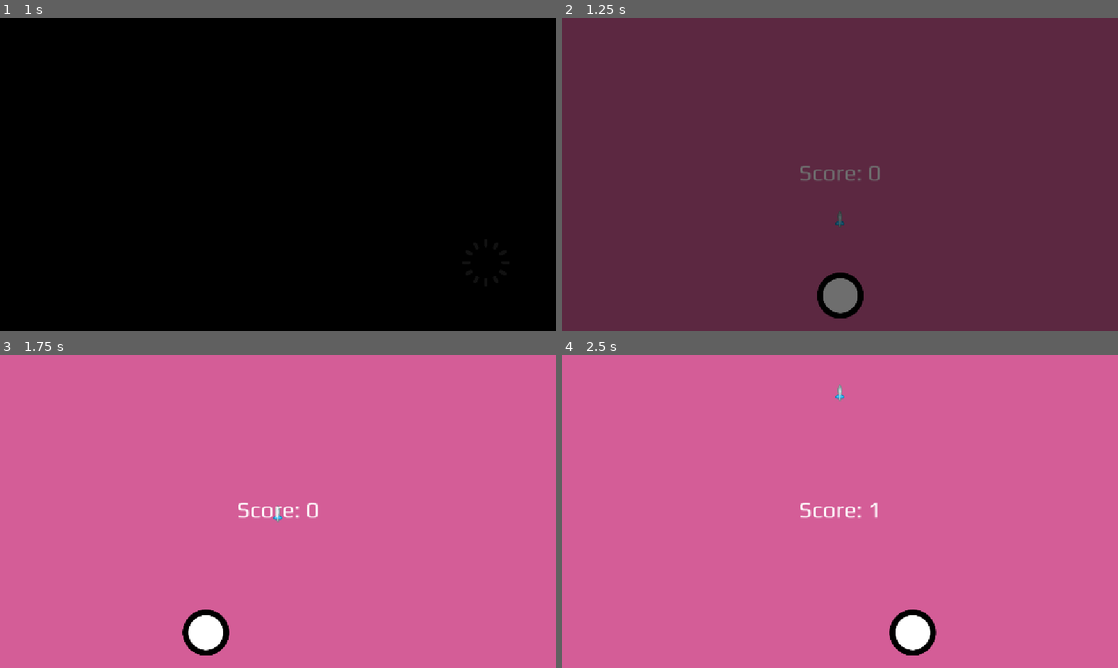
Above: before the commit, frames 1-4 (two rows, left to right).
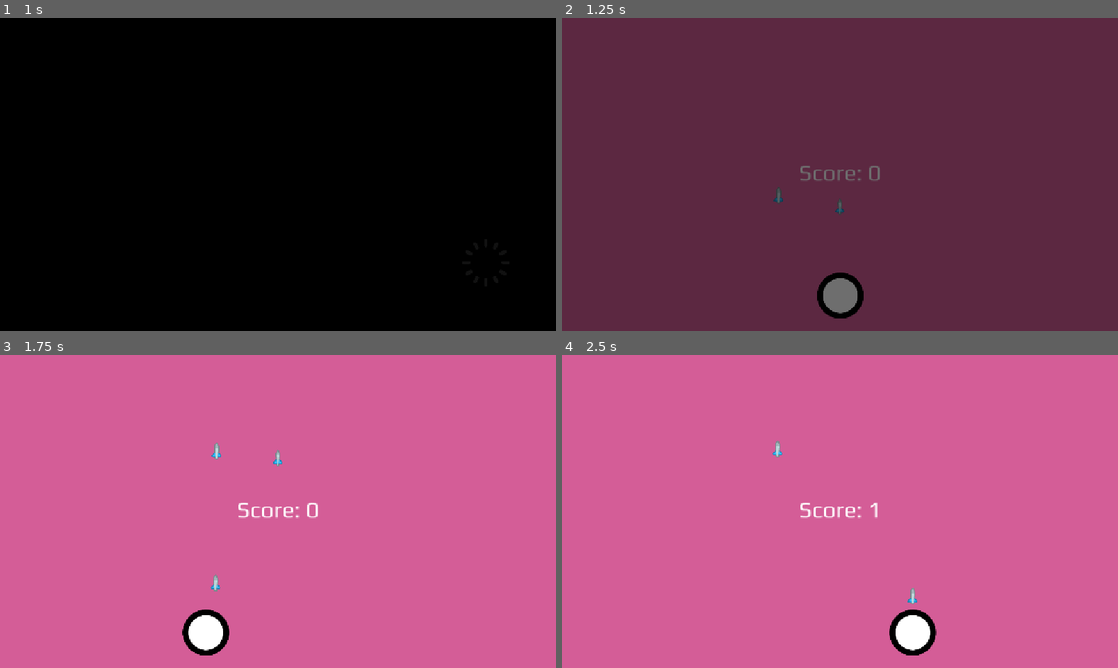
Above: after the commit, the same moments.

Repository: BB-69/Pal-lane
Game: Godot game, scene res://Scenes/_empty.tscn
Two runs of this game, one before a commit and one after it. Both use one fixed random seed, a clock stepped at 60 frames per second and the inputs below. Sound files missing from this copy of the repository are replaced by a short silence.
Inputs:
- Up to frame 1 (1 s): tap Enter (ui_accept) at 0.5, 0.77 s; hold D (Move-Right) from 0.53 s (still down); hold Shift (Move-Boost) from 0.53 s (still down); tap Space (Launch, bound only after the commit) at 0.8 s
- Up to frame 2 (1.25 s): keep holding D (Move-Right); keep holding Shift (Move-Boost)
- Up to frame 3 (1.75 s): release D (Move-Right) at 1.28 s; release Shift (Move-Boost) at 1.28 s; hold A (Move-Left) from 1.28 s (still down); tap Space (Launch, bound only after the commit) at 1.35 s; tap Enter (ui_accept) at 1.52 s; tap Shift (Move-Boost) at 1.55 s
- Up to frame 4 (2.5 s): release A (Move-Left) at 2.03 s; hold D (Move-Right) from 2.03 s (still down); hold Shift (Move-Boost) from 2.03 s (still down); tap Space (Launch, bound only after the commit) at 2.3 s

Frame 1 is identical in both runs. In frame 2, 0.1% of the frame differs, in the area x 38-51%, y 54-67%; in frame 3, 0.2%, in the area x 37-51%, y 28-76%; in frame 4, 0.2%.

Commit message:
Added [Launch] + [Parry] + Missile[Golden]

Diff:
--- /dev/null
+++ b/Resources/Action/Launch.gd
@@ -0,0 +1,15 @@
+extends ActionData
+class_name LaunchAction
+
+@export var missile_scene: PackedScene
+
+func execute(actor, params = {
+	"rotation": 0
+}):
+	var missile = missile_scene.instantiate()
+	missile.rotation_degrees = params["rotation"]
+	var radius = GetShapeRadius.g(actor.col)
+
+	missile.global_position = actor.global_position + (Vector2.UP * radius*1.5).rotated(missile.rotation_degrees)
+	actor.get_parent().add_child(missile)
+	print("%s#%s launched a missile#%s!" % [actor.name, actor.base.id, missile.base.id])
--- /dev/null
+++ b/Resources/Action/Launch.tres
@@ -0,0 +1,10 @@
+[gd_resource type="Resource" script_class="LaunchAction" load_steps=3 format=3 uid="uid://b5ptb35gvesf0"]
+
+[ext_resource type="Script" uid="uid://y2t7hdv4v11" path="res://Resources/Action/Launch.gd" id="1_2wl0j"]
+[ext_resource type="PackedScene" uid="uid://7latq412iec5" path="res://Scenes/Projectile/missile.tscn" id="1_mo2ua"]
+
+[resource]
+script = ExtResource("1_2wl0j")
+missile_scene = ExtResource("1_mo2ua")
+action_name = "Launch"
+metadata/_custom_type_script = "uid://y2t7hdv4v11"
--- /dev/null
+++ b/Resources/Action/Parry.gd
@@ -0,0 +1,12 @@
+extends ActionData
+class_name ParryAction
+
+func execute(actor, params = {}):
+	var collided = actor.hurt.get_overlapping_bodies()
+	var missiles: Array = []
+	for obj in collided:
+		if obj.base.tag == "projectile": if obj.stat.type == "Golden": missiles = obj
+
+	for missile in missiles:
+		missile.rotation_degrees = 180
+		print("%s#%s parried a missile#%s!" % [actor.name, actor.base.id, missile.base.id])
--- a/Resources/Projectile/Normal.tres
+++ b/Resources/Projectile/Normal.tres
@@ -6,7 +6,7 @@
 script = ExtResource("1_2orid")
 speed = 0.0
 max_speed = 500
-acceleration = 250
+acceleration = 500
 damage = 10
 type = "Normal"
 metadata/_custom_type_script = "uid://cyd1bp18kso8d"
--- a/Scenes/Entity/player.tscn
+++ b/Scenes/Entity/player.tscn
@@ -1,9 +1,12 @@
-[gd_scene load_steps=8 format=3 uid="uid://c3aah6672ic1q"]
+[gd_scene load_steps=12 format=3 uid="uid://c3aah6672ic1q"]
 
-[ext_resource type="Script" uid="uid://dkw520xjw71f7" path="res://Scripts/Entity/player.gd" id="1_re1fo"]
-[ext_resource type="PackedScene" uid="uid://coj6ugnk1647e" path="res://Scenes/EntityBase/base.tscn" id="2_hw5wg"]
+[ext_resource type="Script" uid="uid://dkw520xjw71f7" path="res://Scripts/Entity/Player.gd" id="1_re1fo"]
+[ext_resource type="PackedScene" uid="uid://coj6ugnk1647e" path="res://Scenes/EntityBase/base_component.tscn" id="2_hw5wg"]
 [ext_resource type="Texture2D" uid="uid://bmxwcmb1ivxn8" path="res://Assets/Sprite/Game/Circle1.png" id="2_odi8b"]
-[ext_resource type="PackedScene" uid="uid://o8bbqfgyfauk" path="res://Scenes/EntityBase/movement.tscn" id="3_2roui"]
+[ext_resource type="PackedScene" uid="uid://o8bbqfgyfauk" path="res://Scenes/EntityBase/movement_component.tscn" id="3_2roui"]
+[ext_resource type="PackedScene" uid="uid://14i6skgyucqh" path="res://Scenes/EntityBase/action_component.tscn" id="4_2roui"]
+[ext_resource type="Script" uid="uid://dq8dlxwoubotf" path="res://Scripts/ResourceTemplate/ActionData.gd" id="5_7lf8o"]
+[ext_resource type="Resource" uid="uid://b5ptb35gvesf0" path="res://Resources/Action/Launch.tres" id="6_ox502"]
 
 [sub_resource type="AtlasTexture" id="AtlasTexture_2tr3c"]
 atlas = ExtResource("2_odi8b")
@@ -23,12 +26,18 @@
 [sub_resource type="CircleShape2D" id="CircleShape2D_hw5wg"]
 radius = 45.0
 
-[node name="Player" type="CharacterBody2D" node_paths=PackedStringArray("base", "mov") groups=["Player"]]
+[sub_resource type="CapsuleShape2D" id="CapsuleShape2D_7lf8o"]
+radius = 50.0
+height = 150.0
+
+[node name="Player" type="CharacterBody2D" node_paths=PackedStringArray("base", "mov", "act", "col", "hurt") groups=["Player"]]
 collision_mask = 2
-motion_mode = 1
 script = ExtResource("1_re1fo")
 base = NodePath("Base")
 mov = NodePath("Movement")
+act = NodePath("Action")
+col = NodePath("CollisionShape2D")
+hurt = NodePath("HurtBox")
 
 [node name="Base" parent="." instance=ExtResource("2_hw5wg")]
 tag = "player"
@@ -37,9 +46,20 @@
 [node name="Movement" parent="." instance=ExtResource("3_2roui")]
 center_offset_y = 250.0
 
+[node name="Action" parent="." instance=ExtResource("4_2roui")]
+actions = Array[ExtResource("5_7lf8o")]([ExtResource("6_ox502")])
+
 [node name="AnimatedSprite2D" type="AnimatedSprite2D" parent="."]
 scale = Vector2(0.75, 0.75)
 sprite_frames = SubResource("SpriteFrames_hw5wg")
 
 [node name="CollisionShape2D" type="CollisionShape2D" parent="."]
 shape = SubResource("CircleShape2D_hw5wg")
+
+[node name="HurtBox" type="Area2D" parent="."]
+collision_mask = 2
+
+[node name="CollisionShape2D" type="CollisionShape2D" parent="HurtBox"]
+position = Vector2(0, -50)
+rotation = 1.5708
+shape = SubResource("CapsuleShape2D_7lf8o")
--- /dev/null
+++ b/Scenes/EntityBase/action_component.tscn
@@ -0,0 +1,6 @@
+[gd_scene load_steps=2 format=3 uid="uid://14i6skgyucqh"]
+
+[ext_resource type="Script" uid="uid://b01bdwbat5vlr" path="res://Scripts/EntityBase/ActionComponent.gd" id="1_77dkd"]
+
+[node name="Action" type="Node"]
+script = ExtResource("1_77dkd")
--- a/Scenes/EntityBase/base.tscn
+++ b/Scenes/EntityBase/base_component.tscn
@@ -1,6 +1,6 @@
 [gd_scene load_steps=2 format=3 uid="uid://coj6ugnk1647e"]
 
-[ext_resource type="Script" uid="uid://emacmmg5ycui" path="res://Scripts/EntityBase/Base.gd" id="1_5dxu7"]
+[ext_resource type="Script" uid="uid://emacmmg5ycui" path="res://Scripts/EntityBase/BaseComponent.gd" id="1_5dxu7"]
 
 [node name="Base" type="Node"]
 script = ExtResource("1_5dxu7")
--- a/Scenes/EntityBase/movement.tscn
+++ b/Scenes/EntityBase/movement_component.tscn
@@ -1,6 +1,6 @@
 [gd_scene load_steps=2 format=3 uid="uid://o8bbqfgyfauk"]
 
-[ext_resource type="Script" uid="uid://chx6slne7awga" path="res://Scripts/EntityBase/Movement.gd" id="1_cx2tb"]
+[ext_resource type="Script" uid="uid://chx6slne7awga" path="res://Scripts/EntityBase/MovementComponent.gd" id="1_cx2tb"]
 
 [node name="Movement" type="Node"]
 script = ExtResource("1_cx2tb")
--- a/Scenes/Projectile/missile.tscn
+++ b/Scenes/Projectile/missile.tscn
@@ -1,31 +1,42 @@
-[gd_scene load_steps=8 format=3 uid="uid://7latq412iec5"]
+[gd_scene load_steps=9 format=3 uid="uid://7latq412iec5"]
 
 [ext_resource type="Script" uid="uid://bcwxvd4vqok4c" path="res://Scripts/Projectile/Missile.gd" id="1_5avfi"]
-[ext_resource type="PackedScene" uid="uid://coj6ugnk1647e" path="res://Scenes/EntityBase/base.tscn" id="1_6xj4p"]
+[ext_resource type="PackedScene" uid="uid://coj6ugnk1647e" path="res://Scenes/EntityBase/base_component.tscn" id="1_6xj4p"]
 [ext_resource type="PackedScene" uid="uid://biajsp1h0tfmi" path="res://Scenes/ProjectileBase/projectile_movement.tscn" id="2_6xj4p"]
 [ext_resource type="Resource" uid="uid://copqqmfidhhy5" path="res://Resources/Projectile/Normal.tres" id="2_u6wvx"]
 [ext_resource type="Texture2D" uid="uid://bmxl4s8g2a4m1" path="res://Assets/Sprite/Game/Missiles/spaceMissiles_001.png" id="3_u6wvx"]
+[ext_resource type="Texture2D" uid="uid://ckn0m8n0nwhcm" path="res://Assets/Sprite/Game/Missiles/spaceMissiles_002.png" id="5_01rop"]
 
 [sub_resource type="SpriteFrames" id="SpriteFrames_01rop"]
 animations = [{
 "frames": [{
 "duration": 1.0,
+"texture": ExtResource("5_01rop")
+}],
+"loop": true,
+"name": &"Golden",
+"speed": 5.0
+}, {
+"frames": [{
+"duration": 1.0,
 "texture": ExtResource("3_u6wvx")
 }],
 "loop": true,
-"name": &"default",
+"name": &"Normal",
 "speed": 5.0
 }]
 
 [sub_resource type="CircleShape2D" id="CircleShape2D_xpikx"]
 radius = 15.0
 
-[node name="Missile" type="CharacterBody2D" node_paths=PackedStringArray("base", "pmov")]
+[node name="Missile" type="CharacterBody2D" node_paths=PackedStringArray("base", "pmov", "aspr", "col")]
 collision_layer = 2
 motion_mode = 1
 script = ExtResource("1_5avfi")
 base = NodePath("Base")
 pmov = NodePath("ProjectileMovement")
+aspr = NodePath("AnimatedSprite2D")
+col = NodePath("CollisionShape2D")
 stat = ExtResource("2_u6wvx")
 
 [node name="Base" parent="." instance=ExtResource("1_6xj4p")]
@@ -36,6 +47,7 @@
 [node name="AnimatedSprite2D" type="AnimatedSprite2D" parent="."]
 texture_filter = 1
 sprite_frames = SubResource("SpriteFrames_01rop")
+animation = &"Normal"
 
 [node name="CollisionShape2D" type="CollisionShape2D" parent="."]
 shape = SubResource("CircleShape2D_xpikx")
--- a/Scripts/Entity/player.gd
+++ b/Scripts/Entity/player.gd
@@ -2,6 +2,9 @@
 class_name PlayerClass
 @export var base: BaseComponent
 @export var mov: MovementComponent
+@export var act: ActionComponent
+@export var col: CollisionShape2D
+@export var hurt: Area2D
 
 @export var Game: GameManager
 
@@ -37,6 +40,13 @@
 	mov._physics_update(delta)
 	move_and_slide()
 
+	process_action()
+
+func process_action():
+	if Input.is_action_just_pressed("Launch"): act.get_action("Launch").execute(self, {
+		"rotation": 0
+	})
+
 
 
 
--- /dev/null
+++ b/Scripts/EntityBase/ActionComponent.gd
@@ -0,0 +1,12 @@
+extends Node
+class_name ActionComponent
+var char_body: CharacterBody2D
+
+func get_action(action_name: String):
+	for a in actions:
+		if a.action_name == action_name: return a
+
+@export var actions: Array[ActionData]
+
+func _ready() -> void:
+	if get_parent(): char_body = get_parent()
--- /dev/null
+++ b/Scripts/Helper/GetShapeRadius.gd
@@ -0,0 +1,12 @@
+extends Node
+
+func g(collision_shape: CollisionShape2D) -> float:
+	var shape = collision_shape.shape
+	if shape is CircleShape2D:
+		return shape.radius
+	elif shape is RectangleShape2D:
+		return max(shape.extents.x, shape.extents.y)
+	elif shape is CapsuleShape2D:
+		return shape.radius
+	else:
+		return 0.0  # Not supported shape
--- a/Scripts/Projectile/Missile.gd
+++ b/Scripts/Projectile/Missile.gd
@@ -2,17 +2,24 @@
 class_name ProjectileClass
 @export var base: BaseComponent
 @export var pmov: ProjectileMovementComponent
+@export var aspr: AnimatedSprite2D
+@export var col: CollisionShape2D
 
 @export var stat: ProjectileData
 
 func _ready() -> void:
 	_init_statics()
 
+	init_sprite("Normal")
+
 func _physics_process(delta: float) -> void:
 	_update_statistics()
 
 	pmov._physics_update(delta)
 	move_and_slide()
+
+func init_sprite(animation_name: String):
+	aspr.animation = animation_name
 
 
 
--- /dev/null
+++ b/Scripts/ResourceTemplate/ActionData.gd
@@ -0,0 +1,6 @@
+extends Resource
+class_name ActionData
+@export var action_name = "Unnamed"
+
+func execute(actor, params = {}):
+	print("%s Action..." % action_name)
--- a/project.godot
+++ b/project.godot
@@ -20,6 +20,7 @@
 Con="*res://Scripts/Helper/ConnectHelper.gd"
 Stat="*res://Scripts/Global/Statistics.gd"
 Data="*res://Scripts/Global/DataManager.gd"
+GetShapeRadius="*res://Scripts/Helper/GetShapeRadius.gd"
 Loader="*res://Scenes/loader.tscn"
 Aud="*res://Scenes/audio_manager.tscn"
 Ptc="*res://Scenes/particle_manager.tscn"
@@ -64,15 +65,20 @@
 , Object(InputEventKey,"resource_local_to_scene":false,"resource_name":"","device":-1,"window_id":0,"alt_pressed":false …(186 unchanged characters)…
 ]
 }
-Move-Down={
+Move-Boost={
+"deadzone": 0.2,
+"events": [Object(InputEventKey,"resource_local_to_scene":false,"resource_name":"","device":-1,"window_id":0,"alt_pressed":false,"shift_pressed":false,"ctrl_pressed":false,"meta_pressed":false,"pressed":false,"keycode":0,"physical_keycode":4194325,"key_label":0,"unicode":0,"location":0,"echo":false,"script":null)
+]
+}
+Launch={
+"deadzone": 0.2,
+"events": [Object(InputEventKey,"resource_local_to_scene":false,"resource_name":"","device":-1,"window_id":0,"alt_pressed":false,"shift_pressed":false,"ctrl_pressed":false,"meta_pressed":false,"pressed":false,"keycode":0,"physical_keycode":32,"key_label":0,"unicode":32,"location":0,"echo":false,"script":null)
+]
+}
+Parry={
 "deadzone": 0.2,
 "events": [Object(InputEventKey,"resource_local_to_scene":false,"resource_name":"","device":-1,"window_id":0,"alt_press …(192 unchanged characters)…
 , Object(InputEventKey,"resource_local_to_scene":false,"resource_name":"","device":-1,"window_id":0,"alt_pressed":false …(186 unchanged characters)…
-]
-}
-Move-Boost={
-"deadzone": 0.2,
-"events": [Object(InputEventKey,"resource_local_to_scene":false,"resource_name":"","device":-1,"window_id":0,"alt_pressed":false,"shift_pressed":false,"ctrl_pressed":false,"meta_pressed":false,"pressed":false,"keycode":0,"physical_keycode":4194325,"key_label":0,"unicode":0,"location":0,"echo":false,"script":null)
 ]
 }
 
Not shown, added: Resources/Action/Launch.gd.uid
Not shown, added: Resources/Action/Parry.gd.uid
Not shown, added: Scripts/EntityBase/ActionComponent.gd.uid
Renamed: Scripts/EntityBase/base.gd -> Scripts/EntityBase/BaseComponent.gd
Renamed: Scripts/EntityBase/base.gd.uid -> Scripts/EntityBase/BaseComponent.gd.uid
Renamed: Scripts/EntityBase/movement.gd -> Scripts/EntityBase/MovementComponent.gd
Renamed: Scripts/EntityBase/movement.gd.uid -> Scripts/EntityBase/MovementComponent.gd.uid
Not shown, added: Scripts/Helper/GetShapeRadius.gd.uid
Not shown, added: Scripts/ResourceTemplate/ActionData.gd.uid
